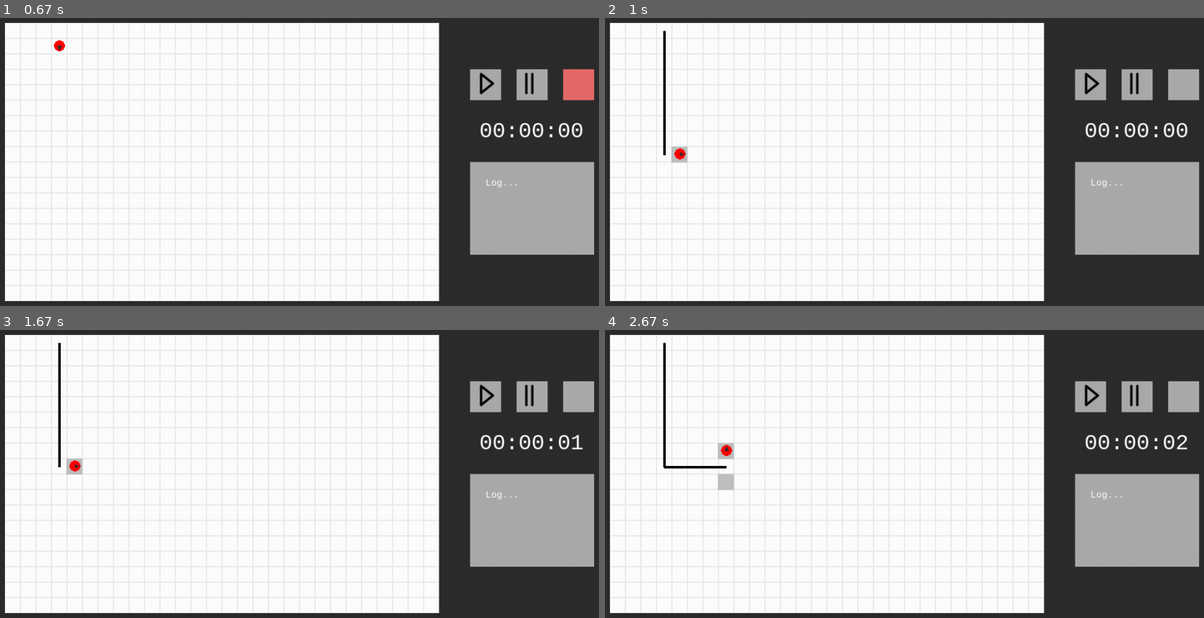
Above: before the commit, frames 1-4 (two rows, left to right).
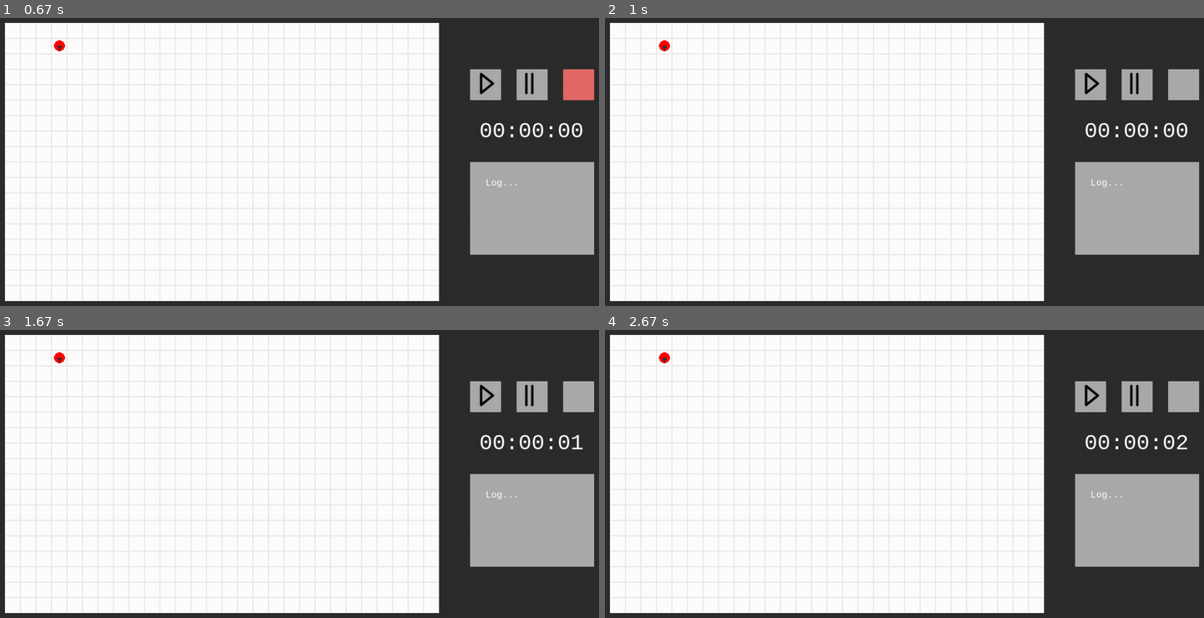
Above: after the commit, the same moments.

Repository: awerenne/multi-robot-mapping
Game: pygame game, started from code/master/main.py
Same seed, same stepped clock (60 frames per second), same inputs: the game is played once before the commit and once after it.
Inputs (mouse positions are in pixels of both pictures, inside the frame that each line leads up to):
- Up to frame 1 (0.67 s): click (581, 84) at 0.38 s
- Up to frame 2 (1 s): click (916, 182) at 0.72 s
- Up to frame 3 (1.67 s): no input
- Up to frame 4 (2.67 s): click (1090, 396) at 2.05 s; click (880, 554) at 2.38 s

Frame 1 is identical in both runs. In frame 2, 0.4% of the frame differs, in the area x 8-14%, y 4-51%; in frame 3, 0.4%; in frame 4, 0.6%, in the area x 8-22%, y 4-56%.

Commit message:
Maze solving linked to master
issue: bug for front detection

Diff:
--- a/code/config/config.yaml
+++ b/code/config/config.yaml
@@ -1,4 +1,4 @@
-is_simulation: True
+is_simulation: False
 simulation:
     n_robots: 2
     robots:
@@ -16,7 +16,7 @@
     robots:
         1:
             pose: [-55, 40, 2]
-            port: "/dev/cu.DSDTECHHC-05-DevB"
+            port: "/dev/cu.HC-05-DevB"
             baud_rate: 9600
     dimensions: [600, 800]
 gui:
--- /dev/null
+++ b/code/master/environment.py
@@ -0,0 +1,22 @@
+"""
+    Description.
+"""
+
+
+
+#---------------
+class Environment():
+    """
+    Contains maze - generates maze - interface with robots (feedback sensor).
+    interface with master (groundtruth)
+    """
+
+    def __init__(self):
+        self._ground_truth = []
+
+    @property
+    def ground_truth(self):
+        return self._ground_truth
+
+    def new(self):
+        return self
--- a/code/master/master.py
+++ b/code/master/master.py
@@ -130,6 +130,8 @@
 
     #---------------
     def process_information(self, id_robot, information):
+        if information.type_intersection == -1:
+            return
         if id_robot in self.travels.keys():
             dist = self.travels.pop(id_robot)  # discard if already explored
         else:
--- a/code/master/messenger.py
+++ b/code/master/messenger.py
@@ -178,6 +178,7 @@
 
     #---------------
     def send_msg_to_robot(self, id_robot, msg):
+        print(msg)
         self.robots[id_robot]["serial"].write(msg.encode())
         self.robots[id_robot]["seq_number_sending"] += 1
 
--- /dev/null
+++ b/code/master/robots.py
@@ -0,0 +1,36 @@
+"""
+    Description.
+"""
+
+
+from threading import Thread
+import time
+
+
+#---------------
+class Robots(Thread):
+    """
+    Single-agent. Multi-agent. One vector of states. One vector of actions.
+    receives instruction from master -> acts on Environment -> Environment
+    simulates feedback sensors to Robots -> Robots sends information to
+    Master. Loop again.
+    """
+
+    def __init__(self, params, queues):
+        Thread.__init__(self)
+        self.params = params
+        self.q = queues
+
+    def run(self):
+        self.q.messenger2robots.get()  # Run instruction
+        self.temp()
+        while True: time.sleep(5)
+
+    def temp(self):
+        infos = ["4;40", "3;20", "6;20", "2;15", "4;25", "0;40", "4;45", "5;20",
+                    "6;15"]
+
+        for seq_number, info in enumerate(infos):
+            msg = "<1/" + str(seq_number) + "/" + info + ">"
+            self.q.robots2messenger.put(msg)
+            time.sleep(1.5)
Not shown, changed: code/robot/COEX/Anomalies.cpp
Not shown, changed: code/robot/COEX/Coex.cpp
Not shown, changed: code/robot/COEX/Sensors.cpp
Not shown, changed: code/robot/maze-solving/maze-solving.ino
